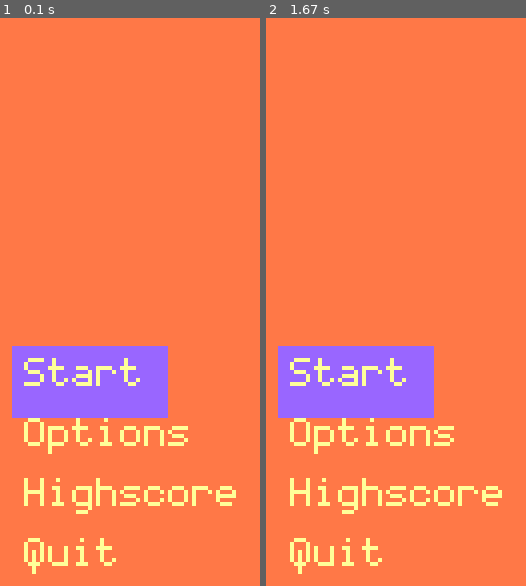
Above: before the commit, frames 1-2 (left to right).
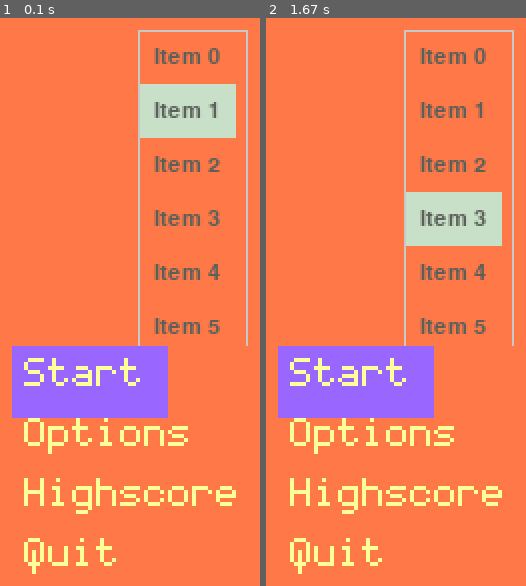
Above: after the commit, the same moments.

Repository: Roland00111/Trumpocalypse
Game: pygame game, started from Trumpoclypse UI/Trumpocalypse.py
The game is run twice, just before and just after one commit, with the same random seed, the same clock (stepped at 60 frames per second) and the same inputs. The source is Python 2; it was converted automatically to run under Python 3.
Inputs (mouse positions are in pixels of both pictures, inside the frame that each line leads up to):
- Up to frame 1 (0.1 s): no input
- Up to frame 2 (1.67 s): click (458, 199) at 0.38 s; press the mouse at (458, 199) at 0.7 s; move the mouse to (492, 307) at 0.8 s; release the mouse at (525, 415) at 0.93 s

The runs differ from the first frame. In frame 1, 6.4% of the frame differs, in the area x 53-96%, y 2-58%; in frame 2, 6.4%.

Commit message:
Integrate pygameui code and add a sample pygameui list. Create some pseudo-code for self.custom_fields (may be removed later depending on pygameui stuff).

Diff:
--- a/Trumpoclypse UI/Trumpocalypse.py
+++ b/Trumpoclypse UI/Trumpocalypse.py
@@ -15,6 +15,294 @@
     pygame.font.init()
 
 game_state = None # A global variable to be accessible by all classes throughout the game.
+down_in = None # A global variable for pygameui (menu custom fields)
+
+###
+# Class Signal, Control, Scene, Label, List from:
+# https://github.com/fictorial/pygameui (sampler branch)
+###
+class Signal(object):
+    def __init__(self):
+        self.slots = []
+
+    def add(self, slot):
+        self.slots.append(slot)
+
+    def __call__(self, *args, **kwargs):
+        for slot in self.slots:
+            slot(*args, **kwargs)
+class Control(object):
+    bgcolor = (255,120,71) #(255, 255, 255)
+    border_color = (200, 200, 200)
+
+    def __init__(self):
+        self._frame = pygame.Rect(0, 0, 0, 0)
+        self.bgcolor = Control.bgcolor
+        self.border_color = Control.border_color
+        self.border_width = 0
+        self.padding = (0, 0)
+        self.parent = None
+        self.children = []
+        self.interactive = True
+        self.enabled = True
+        self.hidden = False
+        self.draggable = False
+        self._selected = False
+        self.on_mouse_down = Signal()
+        self.on_mouse_up = Signal()
+        self.on_drag = Signal()
+        self.on_selected = Signal()
+        self.on_focused = Signal()
+        self.on_blurred = Signal()
+
+    @property
+    def frame(self):
+        return self._frame
+
+    @frame.setter
+    def frame(self, new_frame):
+        self._frame = new_frame
+        self.layout()
+
+    def layout(self):
+        for child in self.children:
+            child.layout()
+
+    def add_child(self, child):
+        self.children.append(child)
+        child.parent = self
+
+    def remove_child(self, to_remove):
+        for i, child in enumerate(self.children):
+            if child == to_remove:
+                del self.children[i]
+                break
+
+    def hit(self, pos):
+        if not self._frame.collidepoint(pos):
+            return None
+        pos = (pos[0] - self.frame.left, pos[1] - self.frame.top)
+        for child in reversed(self.children):
+            if child.interactive and child.enabled:
+                control = child.hit(pos)
+                if control is not None:
+                    return control
+        return self
+
+    def update(self, dt):
+        for child in self.children:
+            child.update(dt)
+
+    def draw(self):
+        surf = pygame.surface.Surface(self._frame.size)
+        surf.fill(self.bgcolor)
+        print 'children:',self.children
+        for child in self.children:
+            if child.hidden:
+                continue
+            child_surf = child.draw()
+            surf.blit(child_surf, child._frame.topleft)
+            if (child.border_width is not None and child.border_width > 0):
+                pygame.draw.rect(surf, child.border_color, child._frame,
+                                 child.border_width)
+        return surf
+
+    def became_focused(self):
+        self._border_width_before_focus = self.border_width
+        self.border_width = 2
+        self.on_focused()
+
+    def became_blurred(self):
+        self.border_width = self._border_width_before_focus
+        self.on_blurred()
+
+    def became_selected(self, yesno):
+        self.on_selected(self, yesno)
+
+    @property
+    def selected(self):
+        return self._selected
+
+    @selected.setter
+    def selected(self, yesno):
+        self._selected = yesno
+        self.became_selected(yesno)
+
+    def mouse_down(self, btn, pt):
+        self.on_mouse_down(self, btn, pt)
+
+    def mouse_up(self, btn, pt):
+        self.on_mouse_up(self, btn, pt)
+
+    def dragged(self, rel):
+        self.on_drag(self, rel)
+
+    def child_dragged(self, child, rel):
+        pass
+
+    def to_parent_point(self, point):
+        return (point[0] + self.frame.topleft[0],
+                point[1] + self.frame.topleft[1])
+
+    def from_parent_point(self, point):
+        return (point[0] - self.frame.topleft[0],
+                point[1] - self.frame.topleft[1])
+
+    def from_window_point(self, point):
+        curr = self
+        ancestors = [curr]
+        while curr.parent:
+            ancestors.append(curr.parent)
+            curr = curr.parent
+        for a in reversed(ancestors):
+            point = a.from_parent_point(point)
+        return point
+
+    def to_window_point(self, point):
+        curr = self
+        while curr:
+            point = curr.to_parent_point(point)
+            curr = curr.parent
+        return point
+
+    def key_down(self, key, code):
+        pass
+
+    def key_up(self, key):
+        pass
+
+    @property
+    def scene(self):
+        curr = self
+        while curr.parent is not None and not isinstance(curr.parent, Scene):
+            curr = curr.parent
+        return curr.parent
+class Scene(Control):
+    def __init__(self):
+        Control.__init__(self)
+        self._frame = pygame.Rect((0, 0), (854,480))
+        self._focus = None
+
+    def key_down(self, key, code):
+        if self._focus is not None:
+            self._focus.key_down(key, code)
+
+    def key_up(self, key):
+        if self._focus is not None:
+            self._focus.key_up(key)
+
+    @property
+    def focus(self):
+        return self._focus
+
+    @focus.setter
+    def focus(self, new_focus):
+        if self._focus != new_focus:
+            if self._focus is not None:
+                self._focus.became_blurred()
+            self._focus = new_focus
+            self._focus.became_focused()
+
+    def show_alert(self, message):
+        alert = Alert(message)
+        alert.frame = rect(0, 0, self.frame.w, max(120, self.frame.h // 3))
+        self.add_child(alert)
+class Label(Control):
+    text_color = (90, 95, 90)
+    padding = (8, 8)
+    selected_bgcolor = (200, 224, 200)
+    bgcolor = Control.bgcolor
+
+    def __init__(self, text=None):
+        Control.__init__(self)
+        self.interactive = False
+        self.font = pygame.font.SysFont('data/coders_crux/coders_crux.ttf', 16)
+        self.text = text
+        self.text_color = Label.text_color
+        self.padding = Label.padding
+
+    def size_of(self, text):
+        return self.draw().get_size()
+
+    def size_to_fit(self):
+        self.frame.size = self.size_of(self.text)
+
+    def draw(self):
+        text_surf = self.font.render(self.text, True,
+                                     self.text_color, self.bgcolor)
+        size = text_surf.get_size()
+        padded_size = (size[0] + self.padding[0] * 2,
+                       size[1] + self.padding[1] * 2)
+        surf = pygame.surface.Surface(padded_size)
+        surf.fill(self.bgcolor)
+        surf.blit(text_surf, self.padding)
+        return surf
+
+    def became_selected(self, yesno):
+        Control.became_selected(self, yesno)
+        if yesno:
+            self.bgcolor = Label.selected_bgcolor
+        else:
+            self.bgcolor = Label.bgcolor
+class List(Control):
+
+    def __init__(self, labels):
+        Control.__init__(self)
+        self.border_width = 1
+        self.labels = labels
+        self._selected_index = None
+        self.on_selection = Signal()
+        self.container = Control()
+        self.container.draggable = True
+        self.container.on_mouse_down.add(self.container_down)
+        self.container.on_mouse_up.add(self.container_up)
+        y, w = 0, 0
+        for text in labels:
+            lbl = Label(text)
+            lbl.frame.topleft = (0, y)
+            size = lbl.size_of(text)
+            y += size[1]
+            w = max(w, size[0])
+            lbl.size_to_fit()
+            self.container.add_child(lbl)
+        for child in self.container.children:
+            child.frame.w = w
+        self.container.frame.size = (w, y)
+        self.add_child(self.container)
+
+    def child_dragged(self, child, rel):
+        self.container.frame.top += rel[1]
+        self.container.frame.top = min(0, max(-self.container.frame.h,
+                                              self.container.frame.top))
+        self.container.frame.bottom = max(self.frame.h,
+                                          self.container.frame.bottom)
+        self.down_at = None  # any drag kills a click for selecting
+
+    def container_down(self, control, mouse_button, mouse_pos):
+        self.down_at = mouse_pos
+
+    def container_up(self, control, mouse_button, mouse_pos):
+        if self.down_at is None:
+            return
+        for i, child in enumerate(self.container.children):
+            if child.frame.collidepoint(mouse_pos):
+                self.selected_index = i
+                return
+        self.selected_index = None
+
+    @property
+    def selected_index(self):
+        return self._selected_index
+
+    @selected_index.setter
+    def selected_index(self, index):
+        child = self.container.children[index]
+        child.selected = True
+        if self._selected_index is not None:
+            prev = self.container.children[self._selected_index]
+            prev.selected = False
+        self._selected_index = index
+        self.on_selection(self, index)
 
 class Menu:
     '''
@@ -44,7 +332,7 @@
     menu_height = 0
     keypressArray = []
     titlesArray = []
-
+    custom_fields = [] # To be filled in by menu classes that need buttons, selects, inputs, and number inputs
 
 
 
@@ -74,6 +362,7 @@
         return self.PositionSelection
 
     def init(self, lista, dest_surface, height_top=0):
+        self.Position = (0,0) # Must be 0,0 each time Menu is redrawn
         self.lista = lista
         self.dest_surface = dest_surface
         self.Quanity = len(self.lista)
@@ -126,27 +415,61 @@
         mx, my = self.Position
         self.Position = (x+mx, y+my)
 
+    class CustomField:
+        def __init__(self, field_type, field_content, field_label, field_event_hooks):
+            '''
+            field_type = string: 'select', 'button', 'input', 'number' (also input but limited to #s)
+            field_content = array of strings: for select; string: button text, input default value, number default value
+            field_label = string, a label to put beside the field
+            field_event_hooks = array, an array of dict events, each dict event has a `type` and `callback_function`
+            '''
+            self.field_type         = field_type
+            self.field_content      = field_content
+            self.field_label        = field_label
+            self.field_event_hooks  = field_event_hooks
+            # Append this CustomField class instance to the parent class custom_fields array.
+            Menu.custom_fields.append(self)
+        def draw(self, offset):
+            '''
+            Draw this item onto the page.
+            This happens when the keypressFunction is called.
+            Return value: Return the height of this field. This way the next field may know where to draw itself.
+            '''
+            ###
+            return 0
+            pass
+
     def keypressFunction(self, text = False, size=22,top=40,boxHeight=300):
-        surface.fill((255,120,71))
-        if text is False:
-            self.init(self.titlesArray, surface)
-            self.draw()
-        else:
-            self.init(self.titlesArray, surface, 200)
-            self.draw()
-            x = self.dest_surface.get_rect().centerx - 150#300 - self.menu_width / 2  Calculate the x offset
-            pygame.draw.rect(surface, (255,60,71), pygame.Rect(x, top, 300, boxHeight), 10) # Draw a box background.
-            # There is a slight offset from the text and the box.
-            # The box needs to contain the text. So the text is
-            # going to be slightly smaller. How about 8 pixels?
-            rect = pygame.Rect((x+8,top+8,300-8,300-8)) # left,top,width,height
-            font = pygame.font.Font('data/coders_crux/coders_crux.ttf',size)
-            drawText(surface, text, (130,130,130), rect, font, aa=False, bkg=None)
-
-        pygame.display.update()
-        print self # Prints "<__main__.OpeningMenu instance at 0x7f5bb2a99d40>" or "<__main__.CreateCharacter instance at 0x7f5bb2a99ef0>"
+        scene = Scene()
+        scene.lst = List(['Item %s' % str(i) for i in range(20)])
+        scene.lst.frame = pygame.Rect(scene.frame.w // 2, 10, 150, 170)
+        scene.lst.frame.w = scene.lst.container.frame.w
+        scene.lst.selected_index = 1
+        scene.add_child(scene.lst)
+        #~ surface.fill((255,120,71))
+        #~ field_offset = 0
+        #~ for field in self.custom_fields:
+            #~ # Draw the custom fields here.
+            #~ # Pass the current height offset into the function.
+            #~ field_offset = field_offset + field.draw(field_offset)
+            #~ pass
+        #~ pygame.display.update()
+        #~ print self # Prints "<__main__.OpeningMenu instance at 0x7f5bb2a99d40>" or "<__main__.CreateCharacter instance at 0x7f5bb2a99ef0>"
         while 1:
             for event in pygame.event.get():
+                ########
+                # This would be where the iteration for CustomField events takes place
+                # pseudo-code:
+                # For field in self.custom_fields:
+                #     For event_hook in field.field_event_hooks
+                #         If event.type == event_hook['type']:
+                #             event_hook['callback_function'](event)
+                ########
+                for field in self.custom_fields:
+                    for event_hook, callback_function in field.field_event_hooks.iteritems():
+                        if event.type == event_hook:
+                            # Parentheses here execute the function. The event is passed as an argument to the function.
+                            callback_function(event)
                 if event.type == KEYDOWN:
                     print(str(event.unicode))
                     if event.key == K_UP:
@@ -190,6 +513,41 @@
                         # This will check if a Rect was clicked:
                         #~ if Rectplace.collidepoint(pos)& pressed1==1:
                             #~ print("You have opened a chest!")
+                if event.type == pygame.MOUSEBUTTONDOWN:
+                    global down_in
+                    down_in = scene.hit(event.pos)
+                    if down_in is not None and not isinstance(down_in, Scene):
+                        down_in.mouse_down(event.button, down_in.from_window_point(event.pos))
+                elif event.type == pygame.MOUSEBUTTONUP:
+                    up_in = scene.hit(event.pos)
+                    if down_in == up_in:
+                        down_in.mouse_up(event.button, down_in.from_window_point(event.pos))
+                    down_in = None
+                elif event.type == pygame.MOUSEMOTION:
+                    if down_in is not None and down_in.draggable:
+                        if down_in.parent is not None:
+                            down_in.parent.child_dragged(down_in, event.rel)
+                        down_in.dragged(event.rel)
+                elif event.type == pygame.KEYDOWN:
+                    scene.key_down(event.key, event.unicode)
+                elif event.type == pygame.KEYUP:
+                    scene.key_up(event.key)
+
+                surface.blit(scene.draw(), (0, 0))
+                if text is False:
+                    self.init(self.titlesArray, surface)
+                    self.draw()
+                else:
+                    self.init(self.titlesArray, surface, 200)
+                    self.draw()
+                    x = self.dest_surface.get_rect().centerx - 150#300 - self.menu_width / 2  Calculate the x offset
+                    pygame.draw.rect(surface, (255,60,71), pygame.Rect(x, top, 300, boxHeight), 10) # Draw a box background.
+                    # There is a slight offset from the text and the box.
+                    # The box needs to contain the text. So the text is
+                    # going to be slightly smaller. How about 8 pixels?
+                    rect = pygame.Rect((x+8,top+8,300-8,300-8)) # left,top,width,height
+                    font = pygame.font.Font('data/coders_crux/coders_crux.ttf',size)
+                    drawText(surface, text, (130,130,130), rect, font, aa=False, bkg=None)
                 pygame.display.update()
 
 class Character:
@@ -237,9 +595,6 @@
         # the currently running CreateCharacter() class.
         # ...maybe.
         self.current_screen = OpeningMenu() # Start the events while loop.
-        #def randomCharacter():
-        # self.ch
-        #  passB
 
 class Game:
     def __init__(self):
@@ -254,18 +609,35 @@
         '''
         self.menu_name = '...'
         self.keypressArray = [
-            None,
-            None,
-            None,
-            None,
-            None, # Continue
+            Close,
+            Close,
         ]
         self.titlesArray = [
             'Continue To Location',
             'Back To Previous Page'
         ]
+        #~ self.CustomField( # Something along the lines of.........
+            #~ 'select',
+            #~ ['Choice 1', 'Choice 2', 'Choice 3'],
+            #~ 'Make a "good" choice:',
+            #~ { MOUSEBUTTONUP: self.select_on_mouseup }
+        #~ )
+        #~ self.CustomField( # Something along the lines of.........
+            #~ 'button',
+            #~ 'Some Button',
+            #~ False,
+            #~ { MOUSEBUTTONUP: self.button_on_mouseup }
+        #~ )
+
         # Call the parent's keypress handler
         self.keypressFunction()
+
+    def select_on_mouseup(self, event):
+        print 'This is called when selecting a choice from the select field!'
+        #~ print event
+        #~ pos = pygame.mouse.get_pos()
+        #~ (pressed1,pressed2,pressed3) = pygame.mouse.get_pressed()
+        #~ print 'Mouse click: ', pos, pygame.mouse.get_pressed()
 
 class CreateCharacterAutomatic(Menu):
     def __init__(self):
Not shown, changed: Trumpoclypse UI/TextWrap.pyc
